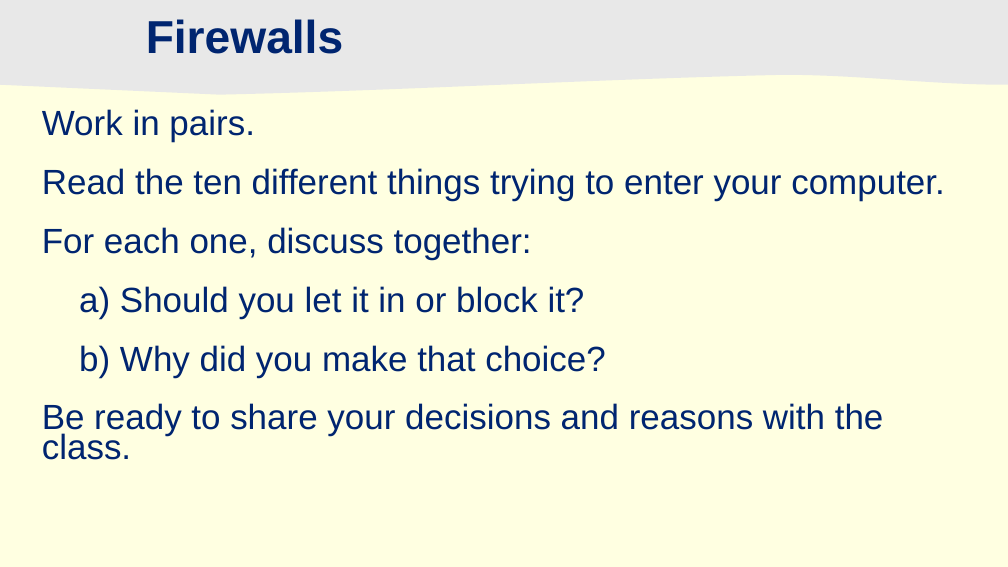
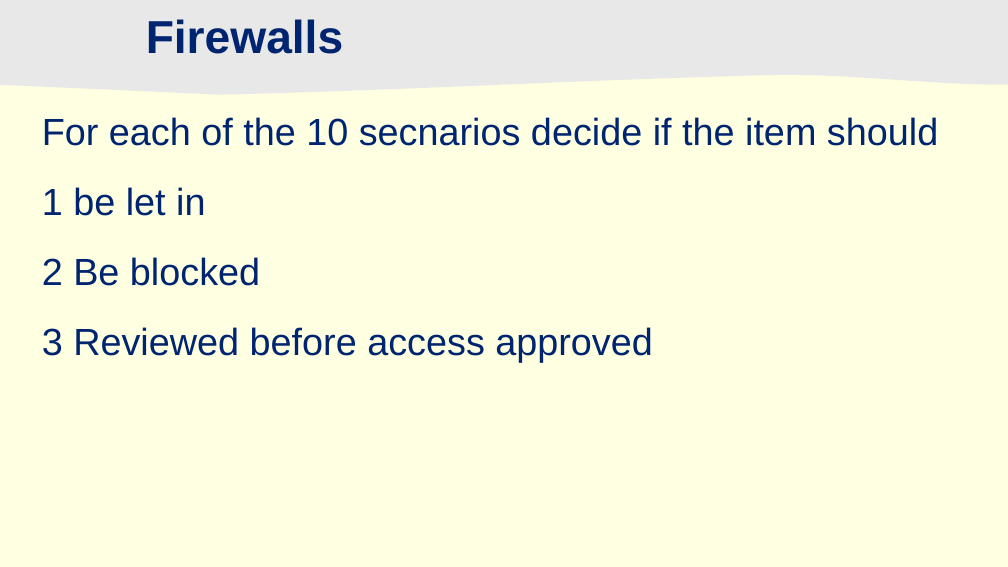
Before and after one commit to JFinnTeacher/TY-Introduction-to-Coding-with-Python, a slide deck: slide 7 of Lesson 05 - Understanding Cyber Threats/02_Cyber_Threats.pptx. Drawn at 1008x567 pixels with LibreOffice and Linux fonts; fonts in the diff are those of the drawing; background and template pictures are left out. Boxes give left, top, right and bottom in pixels: in the first picture for what was removed or moved away, otherwise in the second. Text is boxed around its words. In the diff, an @@ line names an element or a change of style, - is before the commit and + after.

```diff
--- a/Lesson 05 - Understanding Cyber Threats/02_Cyber_Threats.pptx
+++ b/Lesson 05 - Understanding Cyber Threats/02_Cyber_Threats.pptx
@@ text at (x1=42, y1=117, x2=938, y2=363): text changed; size 33.3 to 36 pt @@
-Work in pairs.
-Read the ten different things trying to enter your computer.
-For each one, discuss together:
-a) Should you let it in or block it?
-b) Why did you make that choice?
-Be ready to share your decisions and reasons with the class.
+For each of the 10 secnarios decide if the item should
+1 be let in
+2 Be blocked
+3 Reviewed before access approved
```
Also in this commit, not shown: 19 slides removed, 9 other files.
